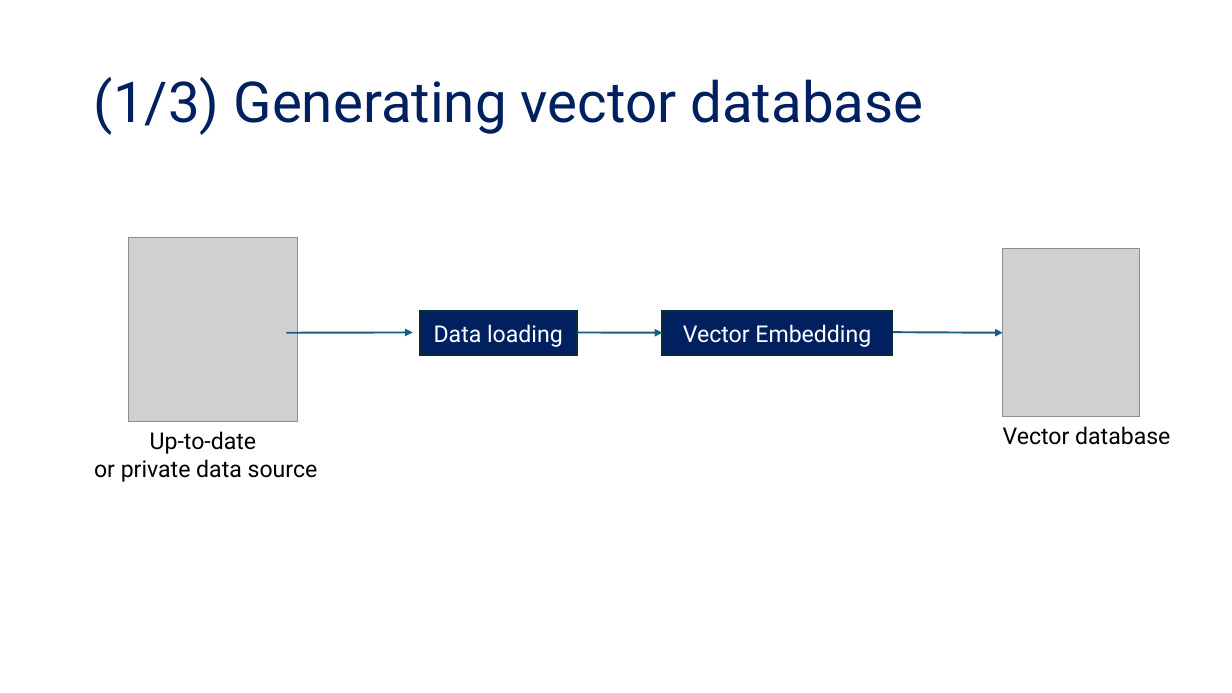
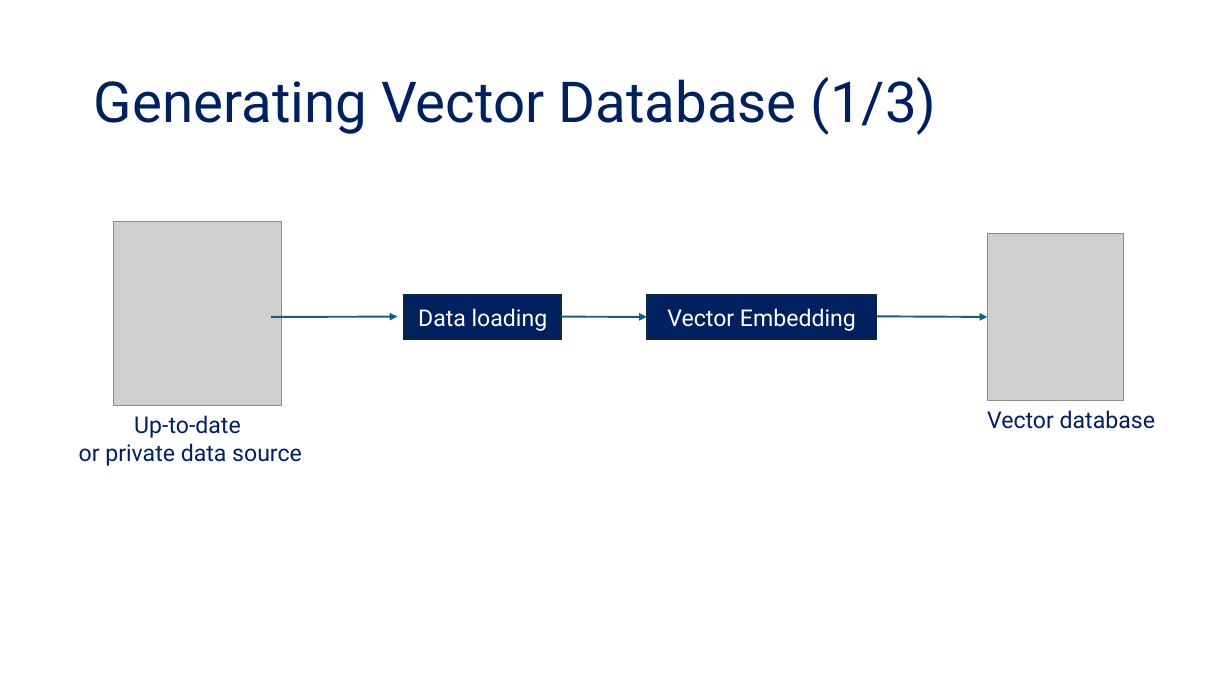
Before and after one commit to tanquangduong/transformer-pt, a slide deck: slide 48 of presentation/Transformer_Udemy/Udemy_P6_Building LLM web applications.pptx. Drawn at 1232x693 pixels with LibreOffice and Linux fonts; fonts in the diff are those of the drawing; grey boxes stand for pictures. Boxes give left, top, right and bottom in pixels: in the first picture for what was removed or moved away, otherwise in the second. Text is boxed around its words. In the diff, an @@ line names an element or a change of style, - is before the commit and + after.

```diff
--- a/presentation/Transformer_Udemy/Udemy_P6_Building LLM web applications.pptx
+++ b/presentation/Transformer_Udemy/Udemy_P6_Building LLM web applications.pptx
@@ title at bbox=[94, 77, 937, 135]: text changed @@
-(1/3) Generating vector database
+Generating Vector Database (1/3)
@@ 3 arrows, 2 pictures, 2 texts, 2 rectangles: place and size @@
-3 arrows, 2 pictures, 2 texts, 2 rectangles at bbox=[94, 238, 1170, 482]
+3 arrows, 2 pictures, 2 texts, 2 rectangles at bbox=[79, 222, 1155, 466]
@@ text "Up-to-date" at bbox=[79, 415, 302, 466]: text colour #000000 to #002060 @@
@@ text "Vector database" at bbox=[987, 410, 1155, 429]: text colour #000000 to #002060 @@
```
Also in this commit, not shown: 51 other slides changed, 1 slide added, 5 other files.
